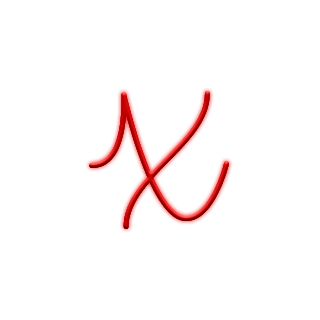
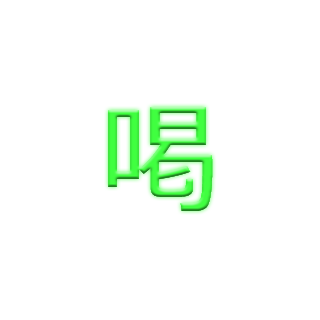
Two versions of the same layered image (320x320). Layer-by-layer changes:
removed group "Group 1" (4 layers) over 85, 91, 233, 229
hid "X", moved it out of group "Group 1" over 89, 91, 229, 229
showed "100k", moved it out of group "Group 1" over 108, 107, 213, 211
